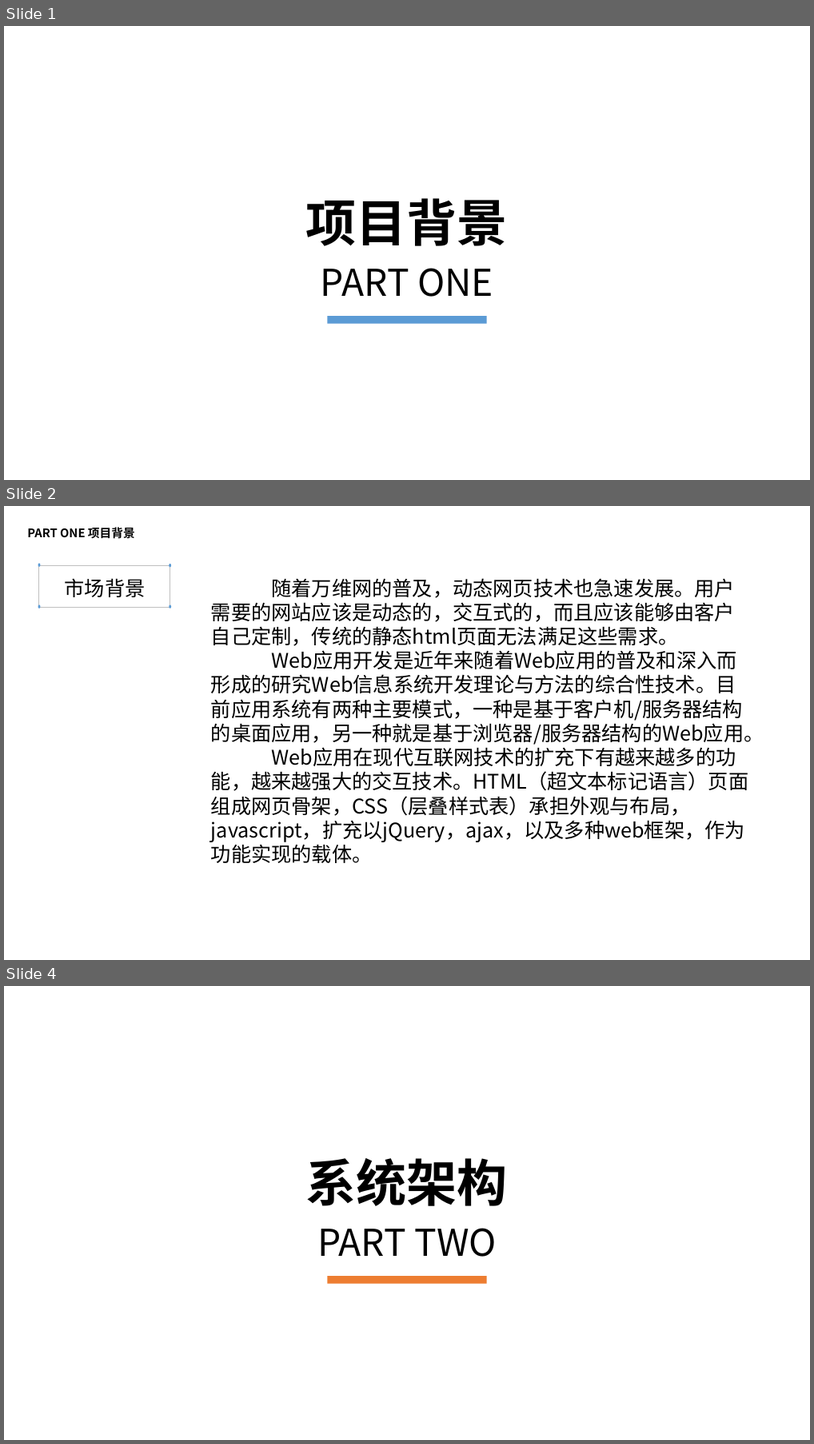
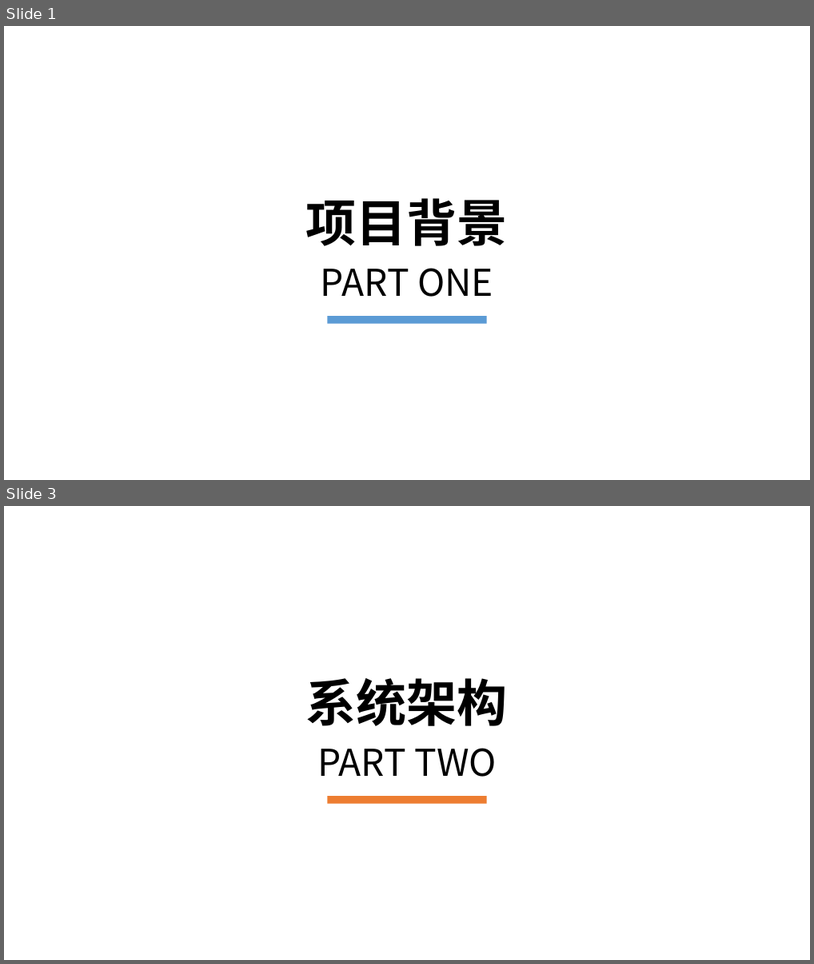
Before and after one commit to Jerrypie/Financial-management-system, a slide deck: 背景+前端架构+参考资料.pptx. Shown one above the other, each under a label of ours: slides 1, 2 and 4 before the commit, slides 1 and 3 after it; the slides between them are not shown. The pictures are 814x1444 and 814x964 pixels, drawn with LibreOffice and Linux fonts; fonts in the diff are those of the drawing; background and template pictures are left out. Boxes give left, top, right and bottom in pixels: in the first picture for what was removed or moved away, otherwise in the second. Text is boxed around its words. In the diff, an @@ line names an element or a change of style, - is before the commit and + after.

```diff
--- a/背景+前端架构+参考资料.pptx
+++ b/背景+前端架构+参考资料.pptx
@@ slide 2 removed at (4, 506, 810, 960), background #FFFFFF @@
@@ text removed at (27, 527, 135, 539) @@
-PART ONE 项目背景
@@ group removed at (38, 564, 171, 608): 4 ellipses, 1 rectangle @@
@@ text removed at (65, 578, 146, 597) @@
-市场背景
@@ text removed at (211, 578, 765, 863) @@
-随着万维网的普及，动态网页技术也急速发展。用户需要的网站应该是动态的，交互式的，而且应该能够由客户自己定制，传统的静态html页面无法满足这些需求。
-Web应用开发是近年来随着Web应用的普及和深入而形成的研究Web信息系统开发理论与方法的综合性技术。目前应用系统有两种主要模式，一种是基于客户机/服务器结构的桌面应用，另一种就是基于浏览器/服务器结构的Web应用。
-Web应用在现代互联网技术的扩充下有越来越多的功能，越来越强大的交互技术。HTML（超文本标记语言）页面组成网页骨架，CSS（层叠样式表）承担外观与布局，javascript，扩充以jQuery，ajax，以及多种web框架，作为功能实现的载体。
@@ what was slide 4 is now slide 3 @@
```
Also in this commit, not shown: 1 slide changed, 32 other files.
